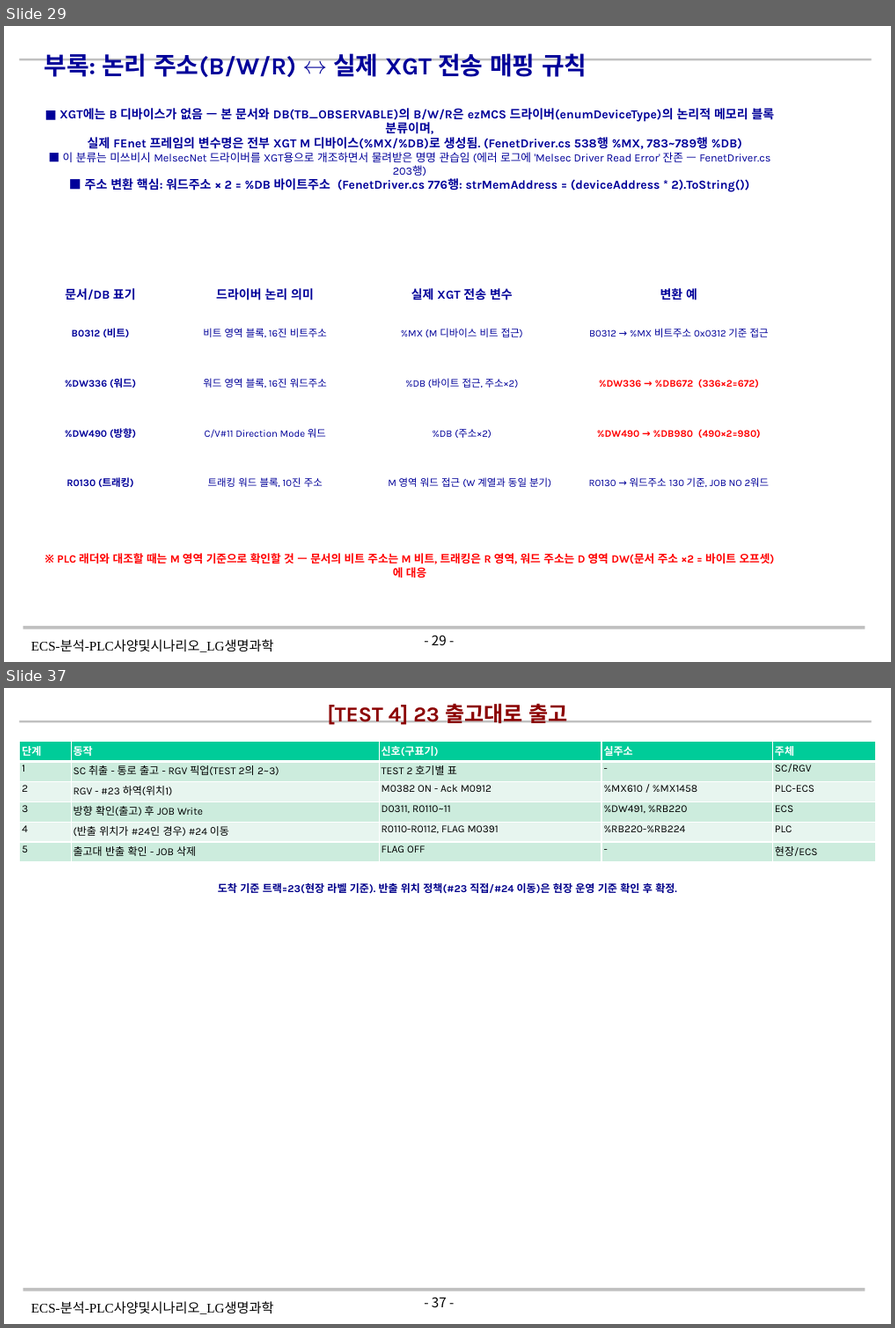
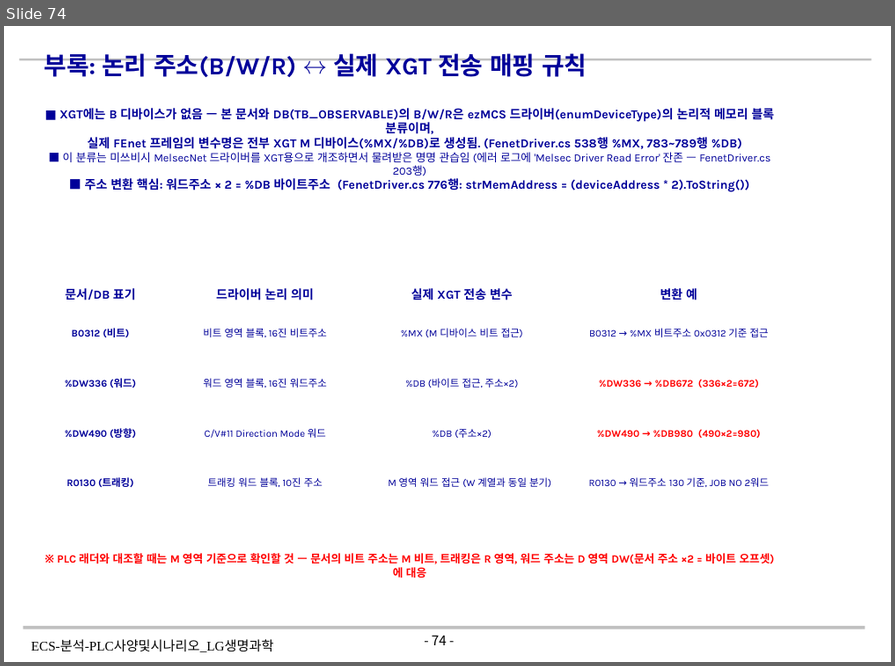
Before and after one commit to yeorijby-coder/LGLS_ALL, a slide deck: ECS-분석-PLC사양및시나리오_LG생명과학_V1.3_20260819.pptx. Shown one above the other, each under a label of ours: slides 29 and 37 before the commit, slide 74 after it; the slides between them are not shown. The pictures are 895x1328 and 895x666 pixels, drawn with LibreOffice and Linux fonts; fonts in the diff are those of the drawing; background and template pictures are left out. Boxes give left, top, right and bottom in pixels: in the first picture for what was removed or moved away, otherwise in the second. Text is boxed around its words. In the diff, an @@ line names an element or a change of style, - is before the commit and + after.

```diff
--- a/ECS-분석-PLC사양및시나리오_LG생명과학_V1.3_20260819.pptx
+++ b/ECS-분석-PLC사양및시나리오_LG생명과학_V1.3_20260819.pptx
@@ slide 37 removed at box(4, 688, 891, 1324), background #FFFFFF; not listed: 4 template elements that a slide beside it also shows @@
@@ text removed at box(327, 703, 567, 725) @@
-[TEST 4] 23 출고대로 출고
@@ table removed at box(19, 742, 875, 862), 6 rows, 5 columns @@
-단계 | 동작 | 신호(구표기) | 실주소 | 주체
-1 | SC 취출 - 통로 출고 - RGV 픽업(TEST 2의 2~3) | TEST 2 호기별 표 | - | SC/RGV
-2 | RGV - #23 하역(위치1) | M0382 ON - Ack M0912 | %MX610 / %MX1458 | PLC-ECS
-3 | 방향 확인(출고) 후 JOB Write | D0311, R0110~11 | %DW491, %RB220 | ECS
-4 | (반출 위치가 #24인 경우) #24 이동 | R0110-R0112, FLAG M0391 | %RB220-%RB224 | PLC
-5 | 출고대 반출 확인 - JOB 삭제 | FLAG OFF | - | 현장/ECS
@@ text removed at box(218, 883, 677, 894) @@
-도착 기준 트랙=23(현장 라벨 기준). 반출 위치 정책(#23 직접/#24 이동)은 현장 운영 기준 확인 후 확정.
@@ what was slide 29 is now slide 74 @@
@@ page number at box(432, 636, 447, 646): text changed @@
-- 29 -
+- 74 -
```
Also in this commit, not shown: 1 slide changed, 45 slides added, 13 other slides removed.
